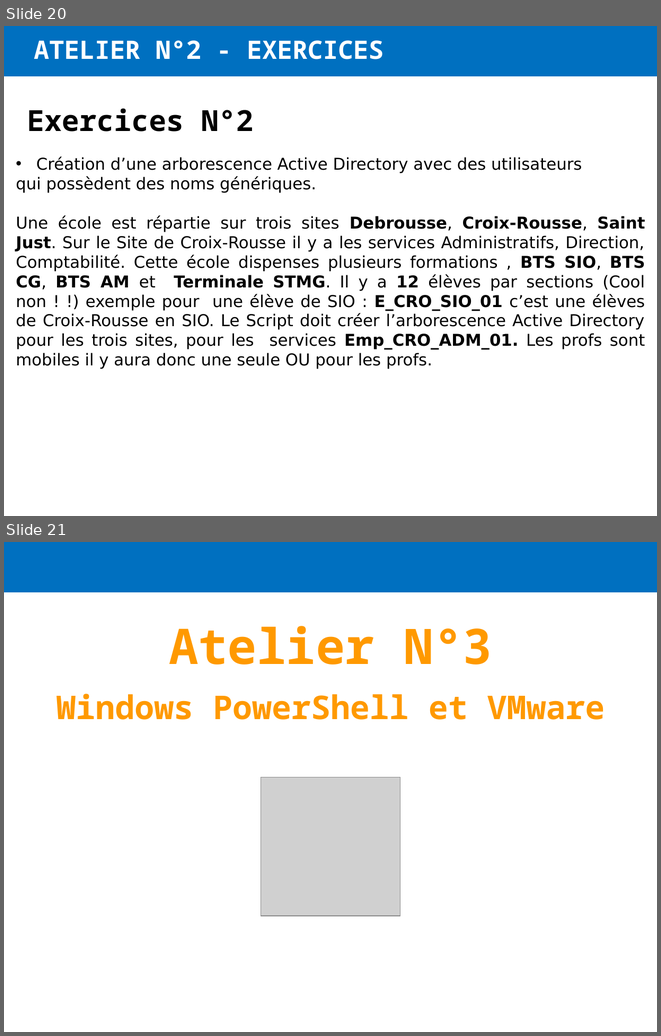
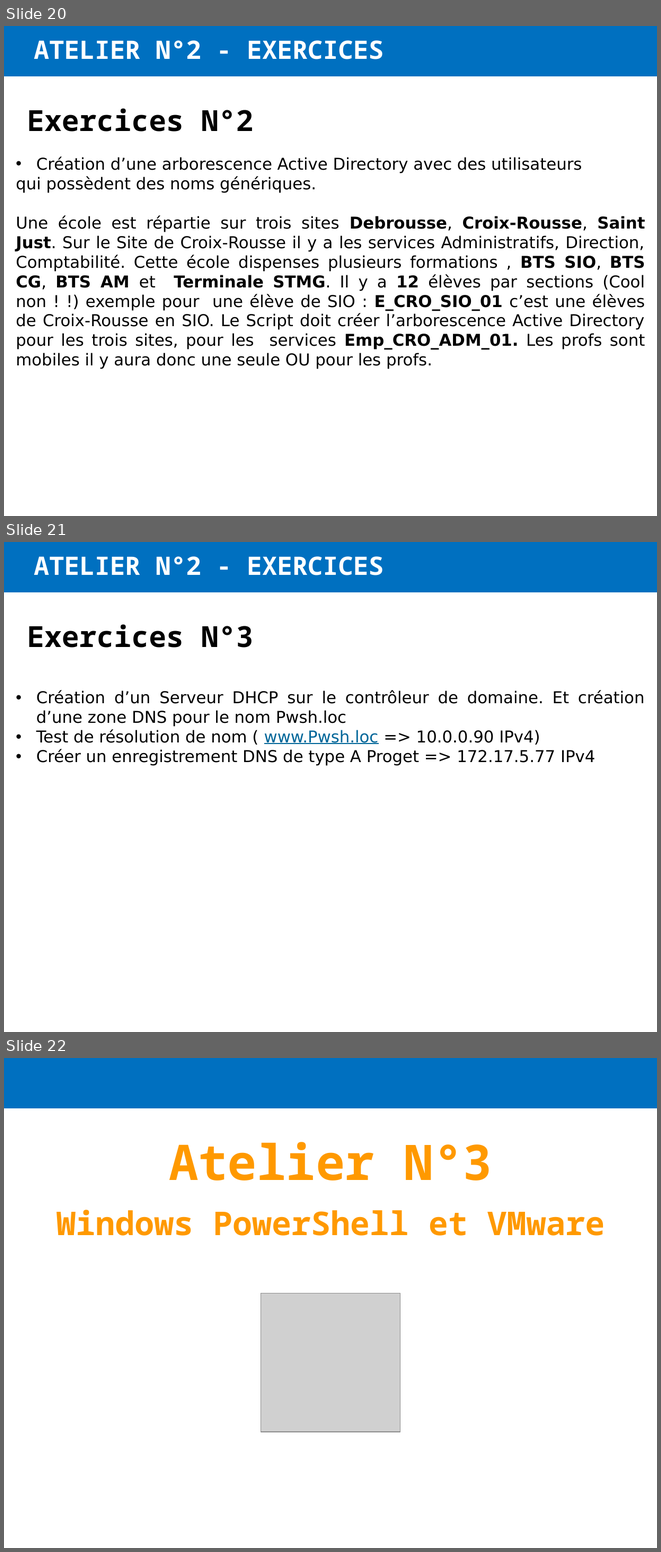
Before and after one commit to JM2K69/Formation, a slide deck: PowerShell/00_Présentation/Formation Académique.pptx. Shown one above the other, each under a label of ours: slides 20 and 21 before the commit, slides 20, 21 and 22 after it. The pictures are 661x1036 and 661x1552 pixels, drawn with LibreOffice and Linux fonts; fonts in the diff are those of the drawing; grey boxes stand for pictures; background and template pictures are left out. Boxes give left, top, right and bottom in pixels: in the first picture for what was removed or moved away, otherwise in the second. Text is boxed around its words. In the diff, an @@ line names an element or a change of style, - is before the commit and + after.

Commit message:
Update Exercice

```diff
--- a/PowerShell/00_Présentation/Formation Académique.pptx
+++ b/PowerShell/00_Présentation/Formation Académique.pptx
@@ slide 21 added at (4, 542, 657, 1032), background #FFFFFF; not listed: 1 template element that a slide beside it also shows @@
@@ title added at (34, 556, 383, 575), 28 pt, text #FFFFFF, bold @@
+ATELIER N°2 - EXERCICES
@@ text added at (27, 624, 254, 647), 32 pt, text #000000, bold @@
+Exercices N°3
@@ text added at (36, 690, 645, 766), 18 pt, text #000000 @@
+• Création d’un Serveur DHCP sur le contrôleur de domaine. Et création d’une zone DNS pour le nom Pwsh.loc
+• Test de résolution de nom ( www.Pwsh.loc => 10.0.0.90 IPv4)
+• Créer un enregistrement DNS de type A Proget => 172.17.5.77 IPv4
@@ what was slide 21 is now slide 22 @@
```
Also in this commit, not shown: 6 other files.
